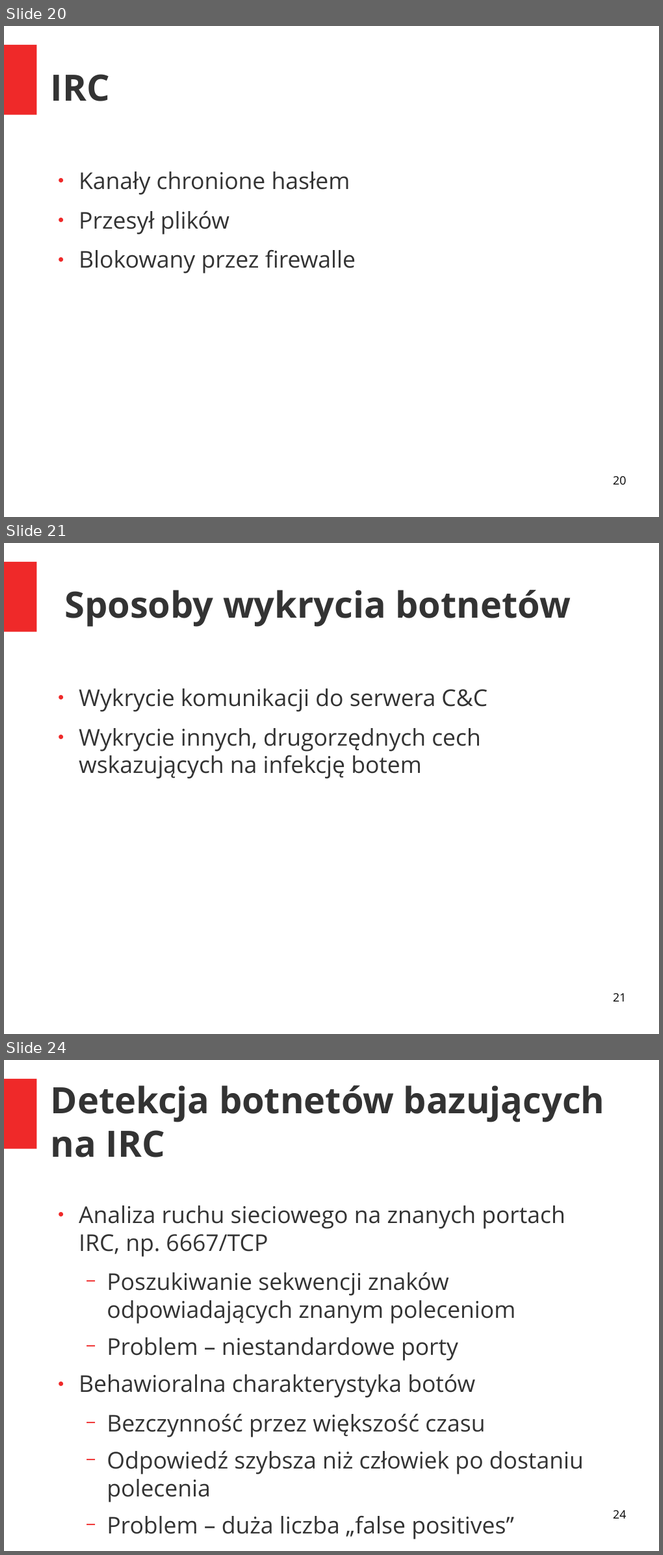
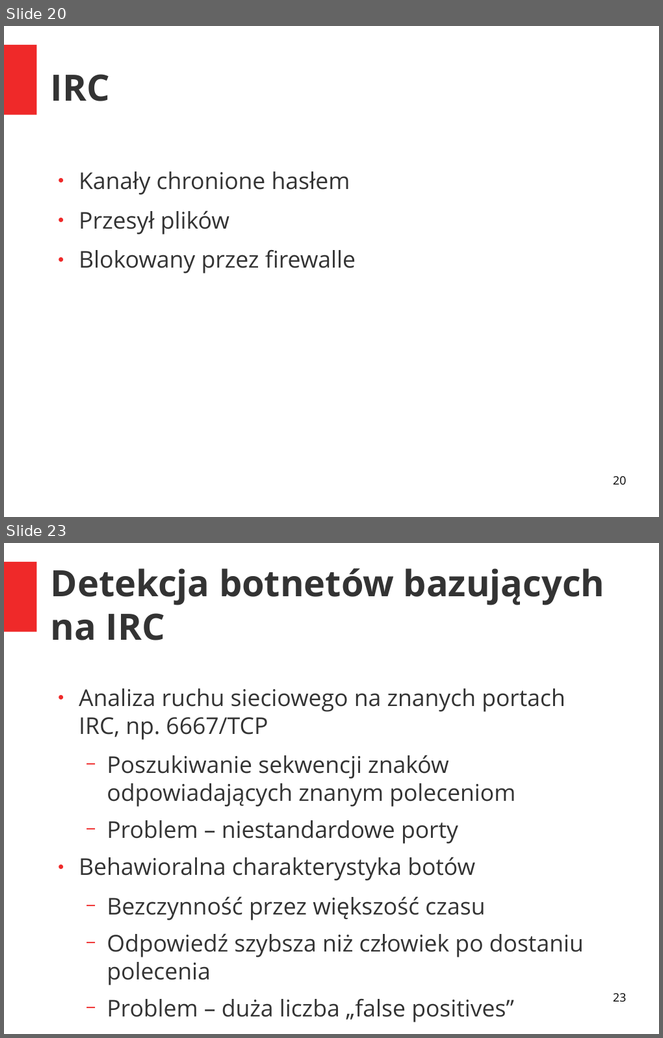
Before and after one commit to grzegorznowacki/Botnets, a slide deck: prezentacja.odp. Shown one above the other, each under a label of ours: slides 20, 21 and 24 before the commit, slides 20 and 23 after it; the slides between them are not shown. The pictures are 663x1555 and 663x1038 pixels, drawn with LibreOffice and Linux fonts; fonts in the diff are those of the drawing. Boxes give left, top, right and bottom in pixels: in the first picture for what was removed or moved away, otherwise in the second. Text is boxed around its words. In the diff, an @@ line names an element or a change of style, - is before the commit and + after.

```diff
--- a/prezentacja.odp
+++ b/prezentacja.odp
@@ slide 21 removed at bbox=[4, 543, 659, 1034], background #FFFFFF; not listed: 1 template element that a slide beside it also shows @@
@@ title removed at bbox=[65, 590, 570, 627] @@
-Sposoby wykrycia botnetów
@@ text removed at bbox=[79, 689, 488, 779] @@
-● Wykrycie komunikacji do serwera C&C
-● Wykrycie innych, drugorzędnych cech wskazujących na infekcję botem
@@ page number removed at bbox=[613, 993, 626, 1002] @@
-21
@@ what was slide 24 is now slide 23 @@
@@ page number at bbox=[613, 993, 626, 1002]: text changed @@
-24
+23
```
Also in this commit, not shown: 9 slides changed, 1 other slide removed.
